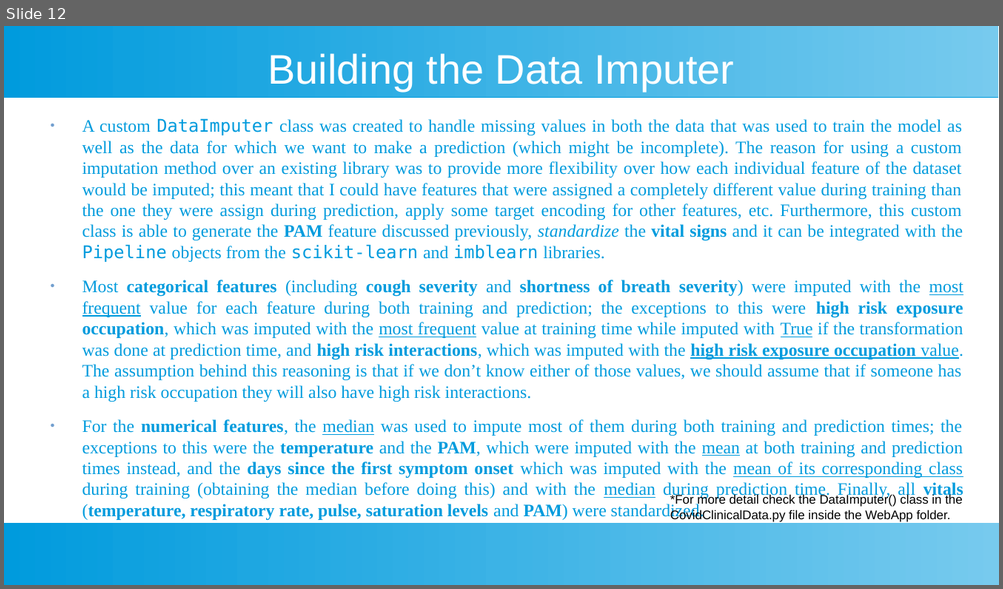
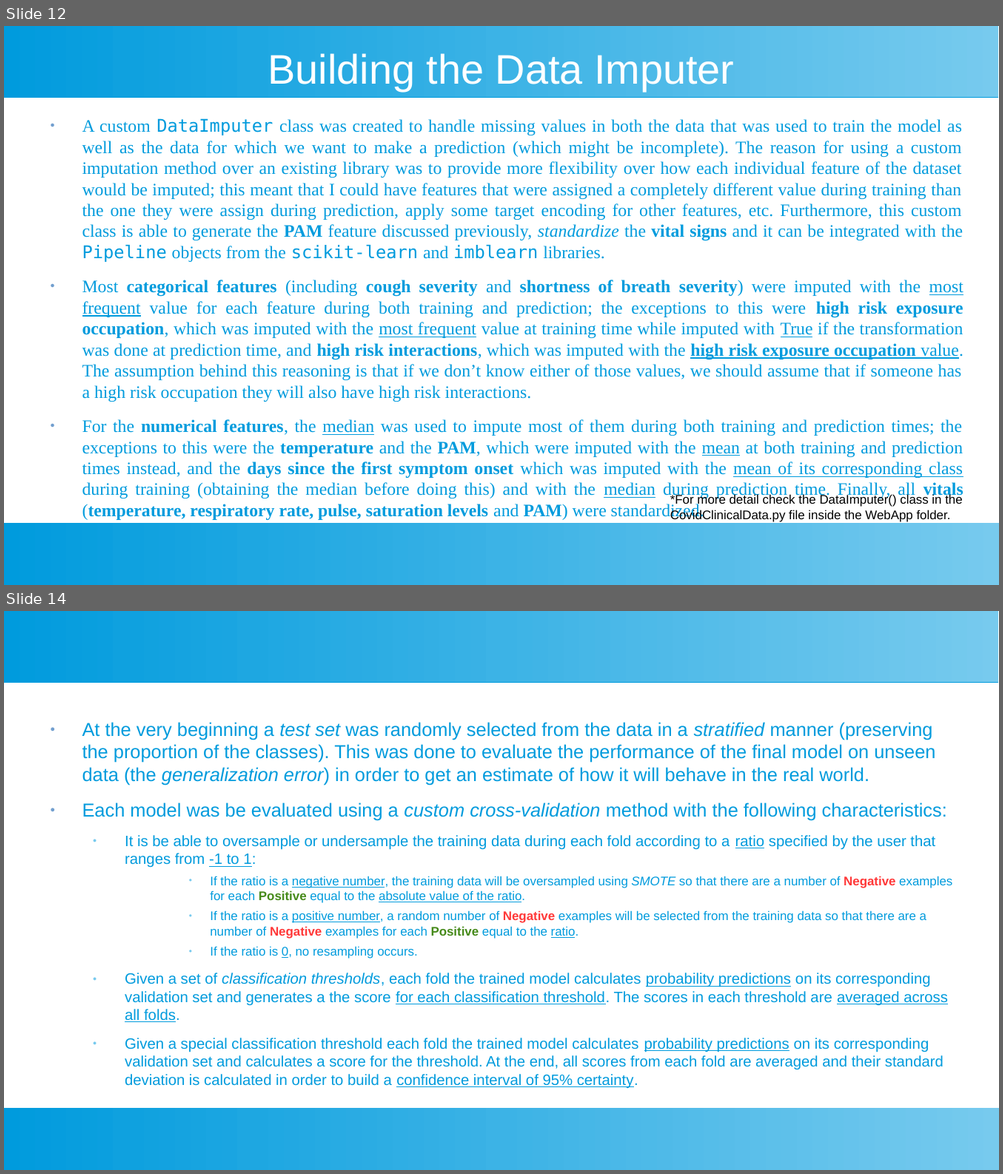
Before and after one commit to Sir-Slade/covid_prediction_project, a slide deck: Covid_Predictor_Report.odp. Shown one above the other, each under a label of ours: slide 12 before the commit, slides 12 and 14 after it; the slides between them are not shown. The pictures are 1003x589 and 1003x1174 pixels, drawn with LibreOffice and Linux fonts; fonts in the diff are those of the drawing. Boxes give left, top, right and bottom in pixels: in the first picture for what was removed or moved away, otherwise in the second. Text is boxed around its words. In the diff, an @@ line names an element or a change of style, - is before the commit and + after.

Commit message:
Added description of the cross validation method to the presentation as well as justifications on the models I decided to run

```diff
--- a/Covid_Predictor_Report.odp
+++ b/Covid_Predictor_Report.odp
@@ slide 14 added at [4, 611, 999, 1170], background #FFFFFF; not listed: 2 template elements that a slide beside it also shows @@
@@ text added at [82, 722, 952, 1071], 12 pt, text #009BDD @@
+● At the very beginning a test set was randomly selected from the data in a stratified manner (preserving the proportion of the classes). This was done to evaluate the performance of the final model on unseen data (the generalization error) in order to get an estimate of how it will behave in the real world.
+● Each model was be evaluated using a custom cross-validation method with the following characteristics:
+  ● It is be able to oversample or undersample the training data during each fold according to a ratio specified by the user that ranges from -1 to 1:
+      ● If the ratio is a negative number, the training data will be oversampled using SMOTE so that there are a number of Negative examples for each Positive equal to the absolute value of the ratio.
+      ● If the ratio is a positive number, a random number of Negative examples will be selected from the training data so that there are a number of Negative examples for each Positive equal to the ratio.
+      ● If the ratio is 0, no resampling occurs.
+  ● Given a set of classification thresholds, each fold the trained model calculates probability predictions on its corresponding validation set and generates a the score for each classification threshold. The scores in each threshold are averaged across all folds.
+  ● Given a special classification threshold each fold the trained model calculates probability predictions on its corresponding validation set and calculates a score for the threshold. At the end, all scores from each fold are averaged and their standard deviation is calculated in order to build a confidence interval of 95% certainty.
```
Also in this commit, not shown: 1 slide changed, 3 other slides added.
